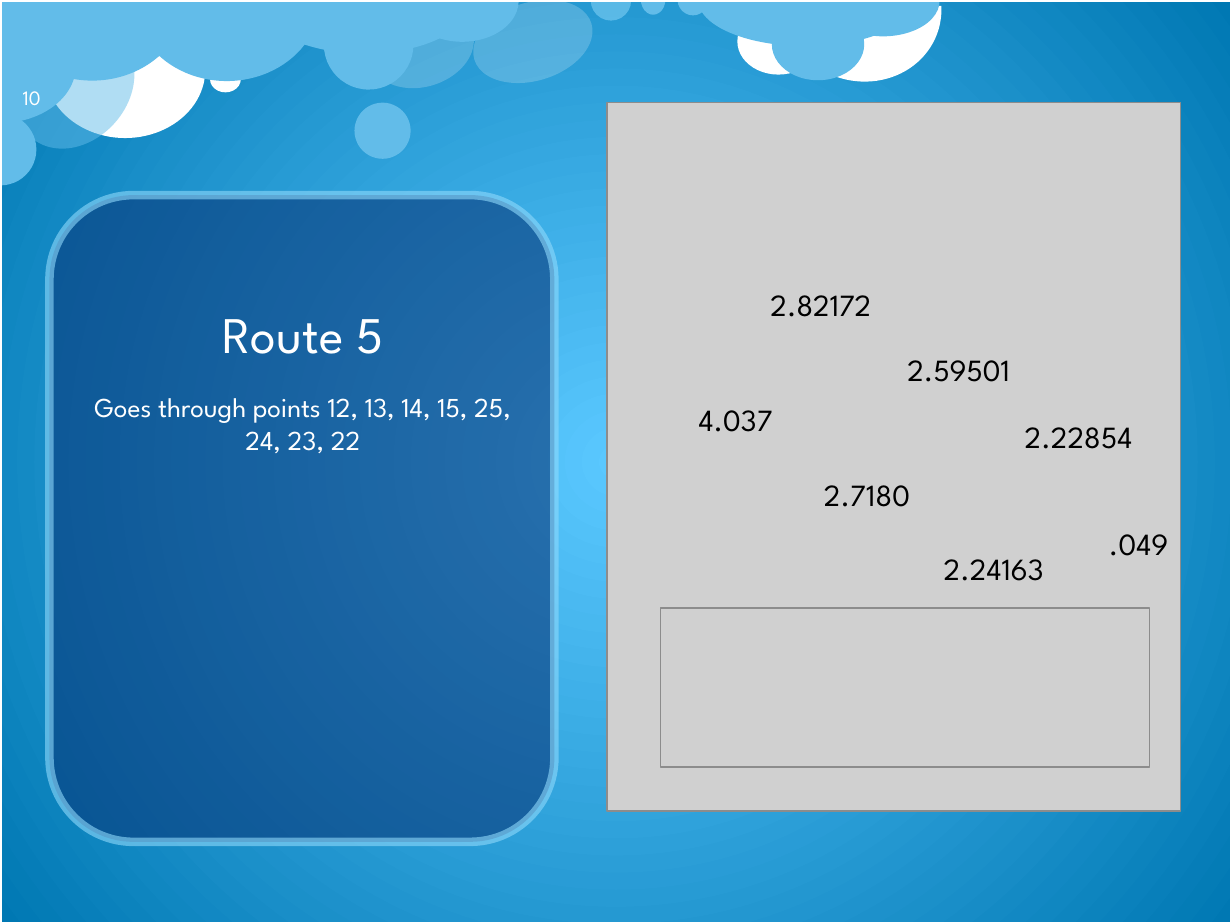
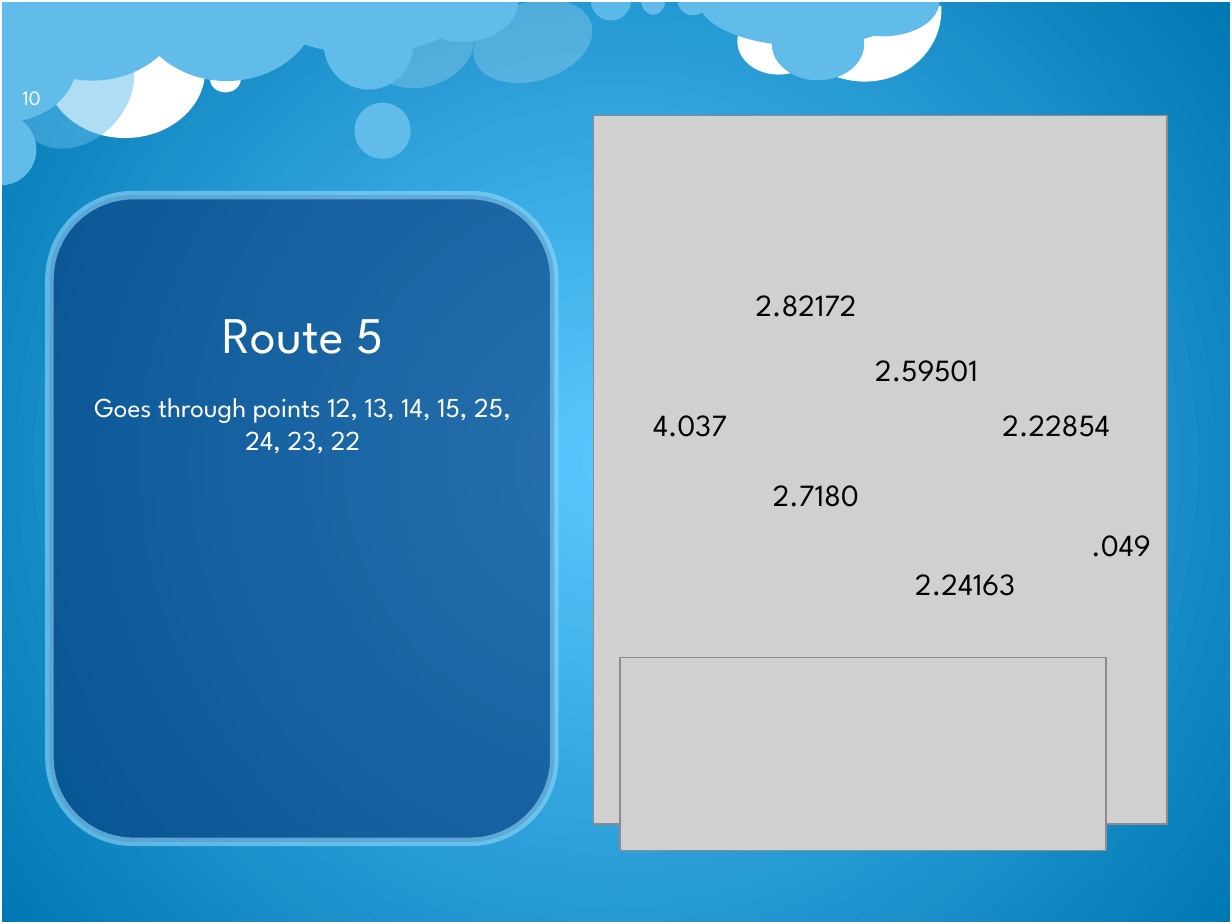
Before and after one commit to Misspelled-it/Run-With-IT, a slide deck: slide 10 of 7.28AppDemo/Presentation2.pptx. Drawn at 1232x924 pixels with LibreOffice and Linux fonts; fonts in the diff are those of the drawing; grey boxes stand for pictures; background and template pictures are left out. Boxes give left, top, right and bottom in pixels: in the first picture for what was removed or moved away, otherwise in the second. Text is boxed around its words. In the diff, an @@ line names an element or a change of style, - is before the commit and + after.

```diff
--- a/7.28AppDemo/Presentation2.pptx
+++ b/7.28AppDemo/Presentation2.pptx
@@ picture: place and size @@
-picture at [607, 102, 1181, 811]
+picture at [594, 116, 1168, 824]
@@ text "2.82172": place and size @@
-text "2.82172" at [770, 295, 871, 317]
+text "2.82172" at [756, 295, 857, 317]
@@ text "2.59501": place and size @@
-text "2.59501" at [907, 360, 1010, 382]
+text "2.59501" at [875, 360, 978, 382]
@@ text "4.037": place and size @@
-text "4.037" at [699, 410, 773, 432]
+text "4.037" at [653, 415, 727, 437]
@@ text "2.22854": place and size @@
-text "2.22854" at [1025, 427, 1133, 449]
+text "2.22854" at [1002, 415, 1110, 437]
@@ text "2.7180": place and size @@
-text "2.7180" at [824, 485, 910, 507]
+text "2.7180" at [773, 485, 859, 507]
@@ text ".049": place and size @@
-text ".049" at [1109, 534, 1168, 556]
+text ".049" at [1091, 535, 1150, 557]
@@ text "2.24163": place and size @@
-text "2.24163" at [944, 559, 1044, 581]
+text "2.24163" at [915, 574, 1015, 596]
@@ picture removed at [660, 607, 1149, 766] @@
@@ picture added at [620, 658, 1105, 851] @@
```
Also in this commit, not shown: 2 other slides changed, 1 other file.
